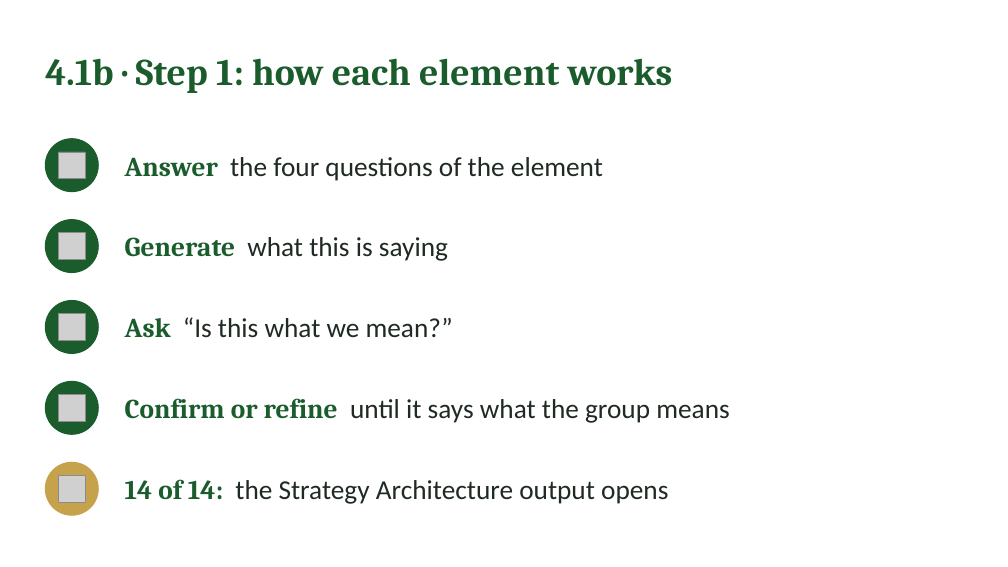
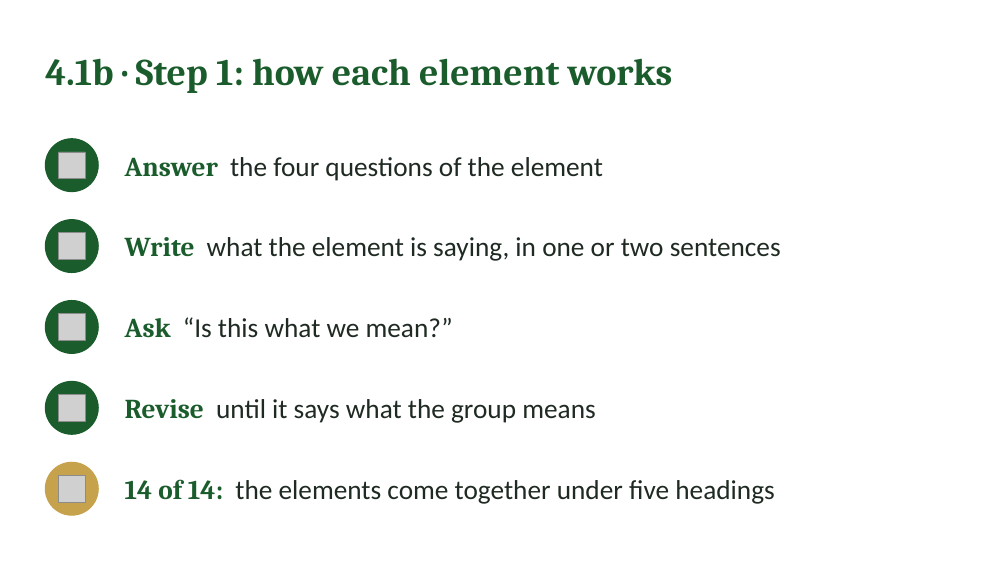
Before and after one commit to IBSL26/ibsl-platform, a slide deck: slide 27 of Unit decks/Unit 02 - Strategy Visioning & Success in Practice (SiP).pptx. Drawn at 1008x567 pixels with LibreOffice and Linux fonts; fonts in the diff are those of the drawing; grey boxes stand for pictures. Boxes give left, top, right and bottom in pixels: in the first picture for what was removed or moved away, otherwise in the second. Text is boxed around its words. In the diff, an @@ line names an element or a change of style, - is before the commit and + after.

```diff
--- a/Unit decks/Unit 02 - Strategy Visioning & Success in Practice (SiP).pptx
+++ b/Unit decks/Unit 02 - Strategy Visioning & Success in Practice (SiP).pptx
@@ text at (125,237,781,261): text changed @@
-Generate what this is saying
+Write what the element is saying, in one or two sentences
@@ text at (125,399,595,423): text changed @@
-Confirm or refine until it says what the group means
+Revise until it says what the group means
@@ text at (125,479,774,504): text changed @@
-14 of 14: the Strategy Architecture output opens
+14 of 14: the elements come together under five headings
```
Also in this commit, not shown: 8 other slides changed, 1 slide added, 1 slide removed, 43 other files.
